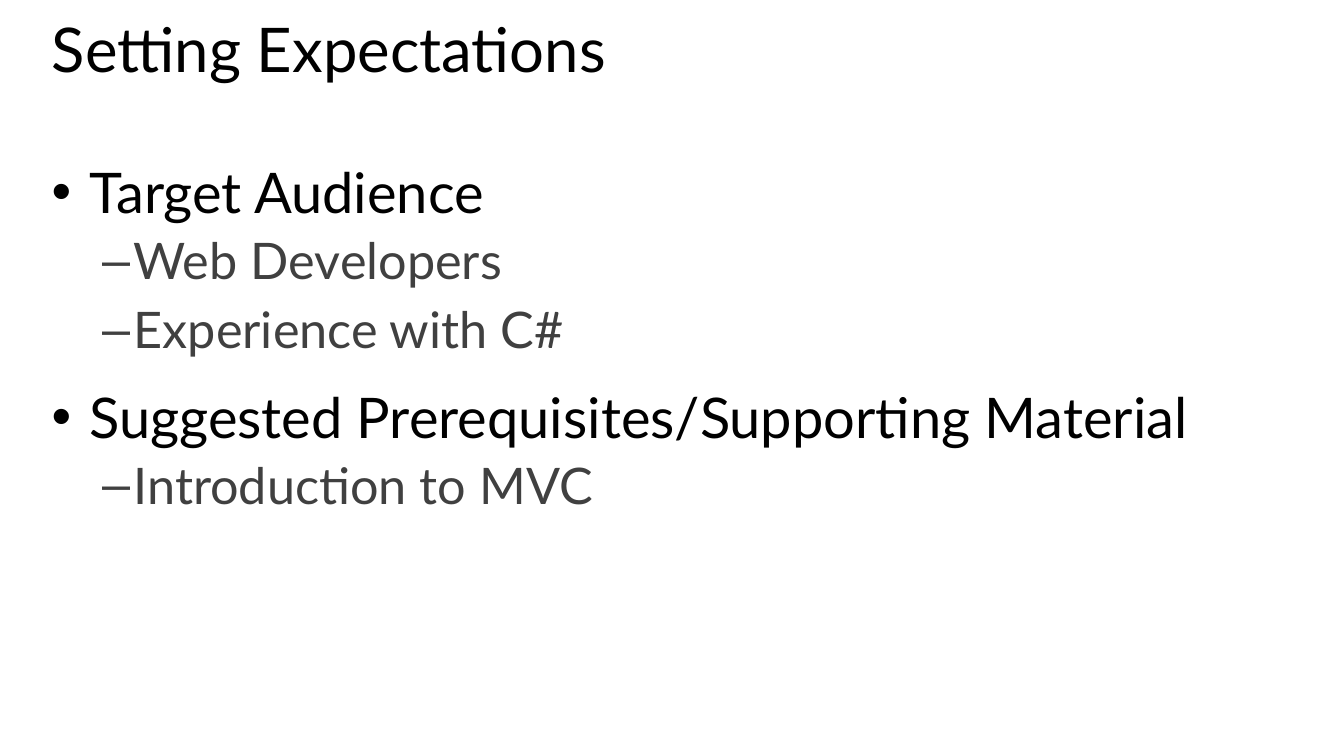
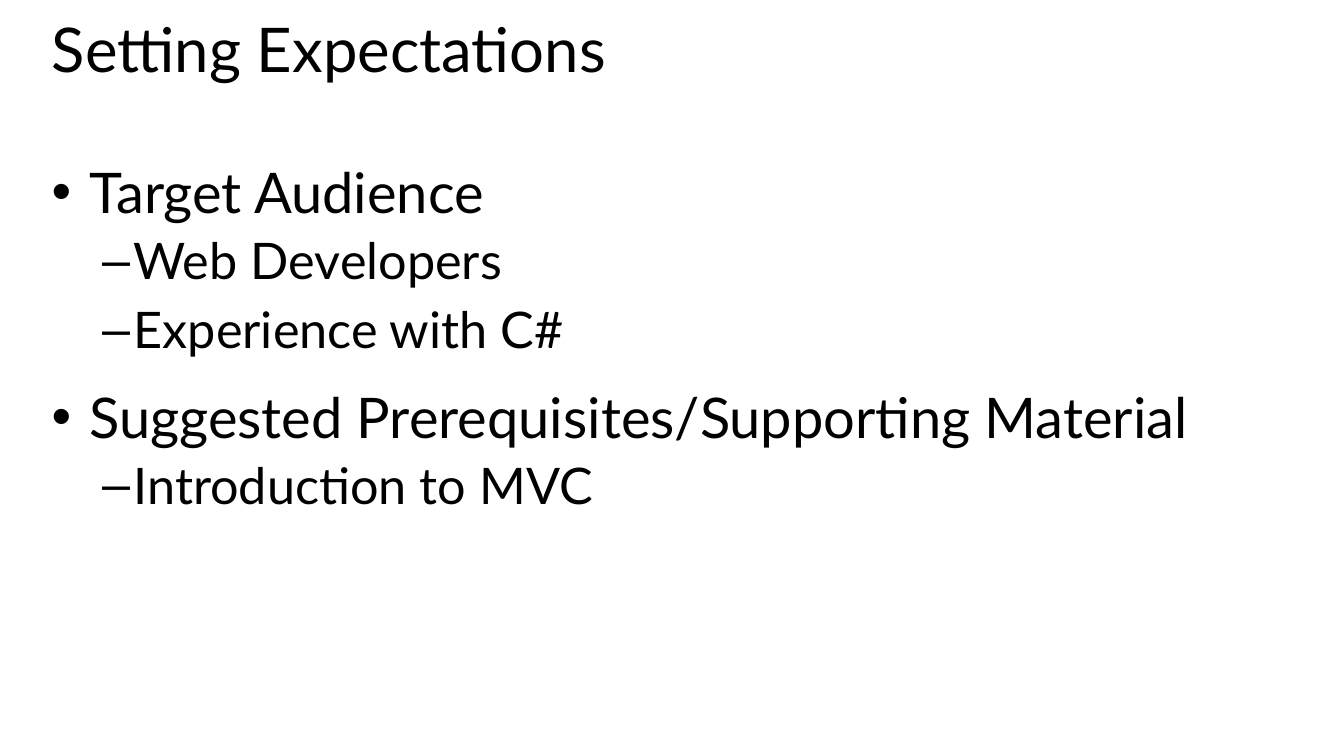
Before and after one commit to xuemiantao/EntityFramework, a slide deck: slide 4 of Slides/01 - Introduction to Entity Framework.pptx. Drawn at 1344x756 pixels with LibreOffice and Linux fonts; fonts in the diff are those of the drawing. Boxes give left, top, right and bottom in pixels: in the first picture for what was removed or moved away, otherwise in the second. Text is boxed around its words. In the diff, an @@ line names an element or a change of style, - is before the commit and + after.

```diff
--- a/Slides/01 - Introduction to Entity Framework.pptx
+++ b/Slides/01 - Introduction to Entity Framework.pptx
@@ text at (x1=134, y1=242, x2=593, y2=505): text colour #404040 to #000000 in "Web Developers", "Experience with C#", "Introduction to MVC" @@
```
Also in this commit, not shown: 5 other slides changed, 1 slide added, 2 other files.
